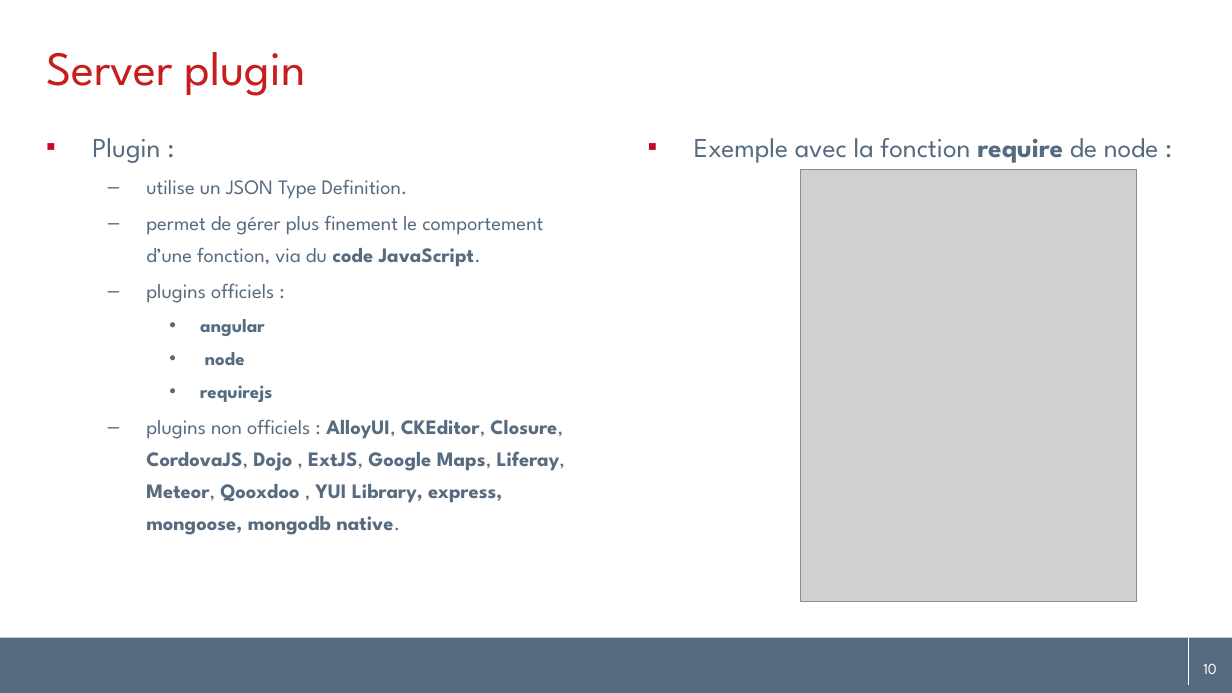
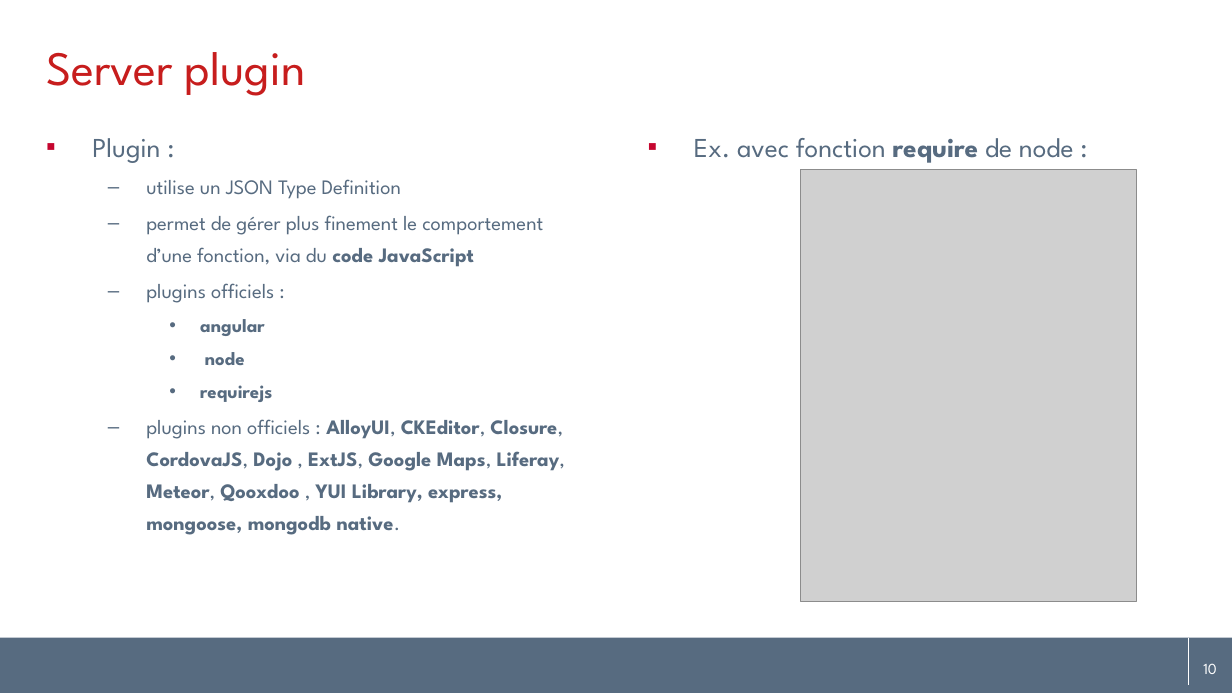
Before and after one commit to angelozerr/tern.java, a slide deck: slide 10 of docs/tern.java_fr.pptx. Drawn at 1232x693 pixels with LibreOffice and Linux fonts; fonts in the diff are those of the drawing; grey boxes stand for pictures; background and template pictures are left out. Boxes give left, top, right and bottom in pixels: in the first picture for what was removed or moved away, otherwise in the second. Text is boxed around its words. In the diff, an @@ line names an element or a change of style, - is before the commit and + after.

```diff
--- a/docs/tern.java_fr.pptx
+++ b/docs/tern.java_fr.pptx
@@ text at <box>694,138,1074,163</box>: text changed @@
-▪ Exemple avec la fonction require de node :
+▪ Ex. avec fonction require de node :
@@ text at <box>146,179,543,267</box>: text changed @@
-  – utilise un JSON Type Definition.
-  – permet de gérer plus finement le comportement d’une fonction, via du code JavaScript.
+  – utilise un JSON Type Definition
+  – permet de gérer plus finement le comportement d’une fonction, via du code JavaScript
```
Also in this commit, not shown: 23 other slides changed, 1 other file.
